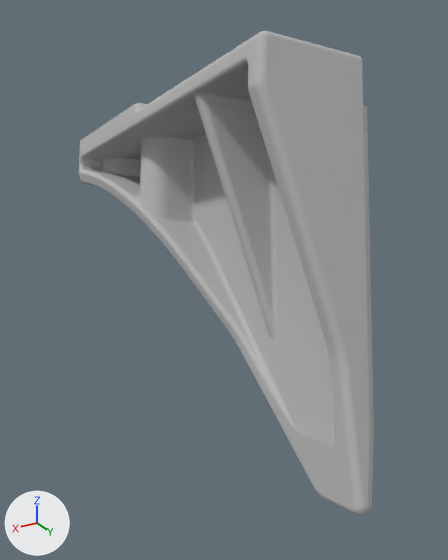
One commit to the OBJ model single/yam_arm_description/meshes/converted_model2__14_808080ff.obj: the scene before it, then after it.
Rendered twice from a 50 mm lens placed at (0.0667, 0.1145, 0.0349), pointed at (-0.0002, 0.003, -0.0208). The lights are fixed; the arrows at lower left show +X, +Y and +Z. Where no turn or scale is listed for an object, it has been applied to the vertices.

Names of what the first picture shows: 'converted_model2__14_808080ff'.
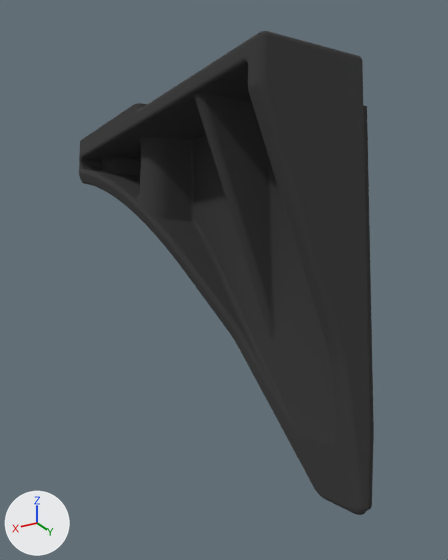
What differs and where, as boxes (x1, y1, x2, y2) in the pictures (448 x 560 px; the box of a moved part takes in the faces that stretch with it):
part 1 of me_converted_model2__14_808080ff, moved or reshaped: (82, 32, 360, 414) in both
part 2 of me_converted_model2__14_808080ff, recoloured (grey to black): (79, 31, 374, 515) in both

Edits to the bpy script that builds the scene:
```text
Add mat_material_016:
    mat_material_016 = principled_material('material.016')
    mat_material_016.base_color = (0.0331, 0.0331, 0.0331)  # black #333333
    mat_material_016.roughness = 1.0
Change me_converted_model2__14_808080ff:
    used by ob_converted_model2__14_808080ff
    remove me_converted_model2__14_808080ff.from_pydata(...)  # 5244 vertices, 10484 faces; spans x -0.0108..0.0116, y -0.0649..0.0568, z -0.0476..0.0324
    add me_converted_model2__14_808080ff.from_pydata(...)  # 5241 vertices, 10478 faces; spans x -0.0108..0.0116, y -0.0649..0.0568, z -0.0476..0.0324
    me_converted_model2__14_808080ff part 1
    23 vertices are removed from x -0.0108..0.0096, y -0.0614..0.052, z -0.0389..0.0282
    255 faces are deleted
    9 vertices move within x -0.0108..0.0096, y -0.0614..0.0309, z -0.0248..0.0279
    20 vertices are added at x -0.0108..0.0097, y -0.0614..0.052, z -0.0389..0.0282
    249 new faces join them
    me_converted_model2__14_808080ff part 2: 10238 faces spanning x -0.0108..0.0116, y -0.0649..0.0568, z -0.0476..0.0324 switch from mat_material (grey #bcbcbc) to mat_material_016 (black #333333)
```
